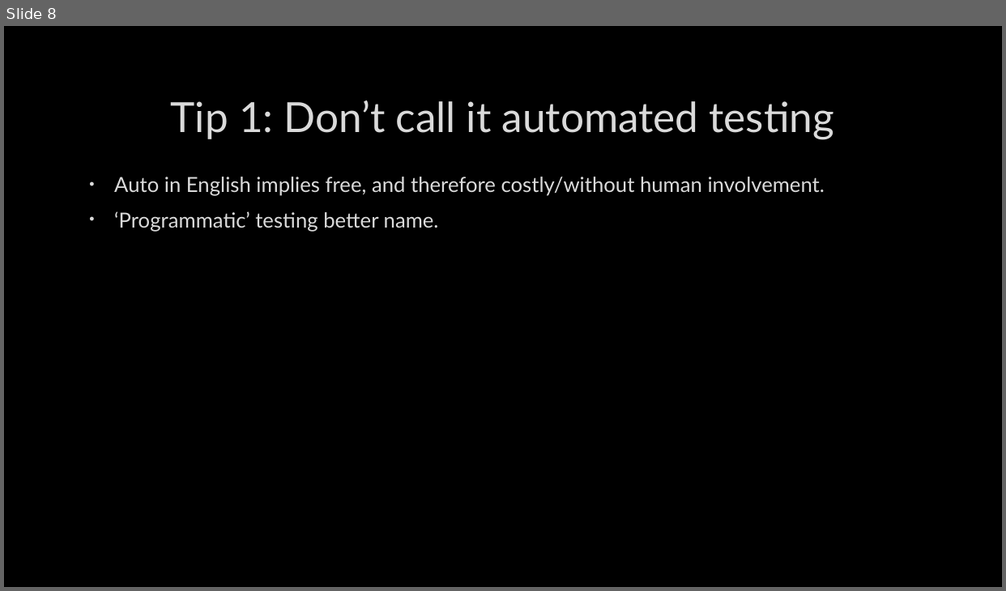
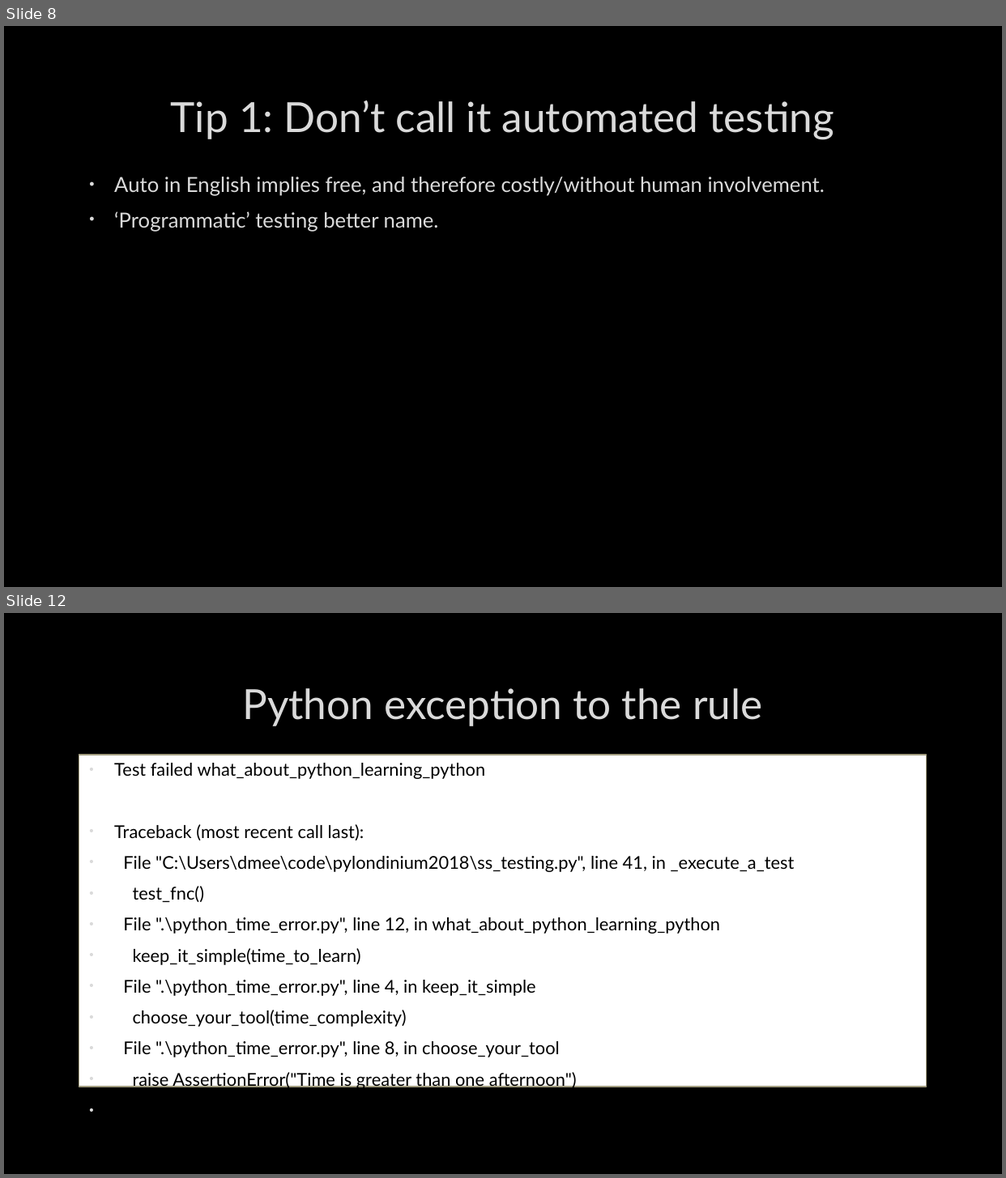
Before and after one commit to ddmee/pylondinium2018, a slide deck: testing - how to keep it simple.pptx. Shown one above the other, each under a label of ours: slide 8 before the commit, slides 8 and 12 after it; the slides between them are not shown. The pictures are 1006x591 and 1006x1178 pixels, drawn with LibreOffice and Linux fonts; fonts in the diff are those of the drawing; background and template pictures are left out. Boxes give left, top, right and bottom in pixels: in the first picture for what was removed or moved away, otherwise in the second. Text is boxed around its words. In the diff, an @@ line names an element or a change of style, - is before the commit and + after.

```diff
--- a/testing - how to keep it simple.pptx
+++ b/testing - how to keep it simple.pptx
@@ slide 12 added at [4, 613, 1002, 1174], background picture (left out) @@
@@ title added at [242, 688, 762, 726], 40 pt, text #DADADA @@
+Python exception to the rule
@@ text added at [79, 755, 927, 1087], fill #FFFFFF, outline #A19C7F 1.25 pt, 17 pt, text #000000 @@
+• Test failed what_about_python_learning_python
+• Traceback (most recent call last):
+• File "C:\Users\dmee\code\pylondinium2018\ss_testing.py", line 41, in _execute_a_test
+• test_fnc()
+• File ".\python_time_error.py", line 12, in what_about_python_learning_python
+• keep_it_simple(time_to_learn)
+• File ".\python_time_error.py", line 4, in keep_it_simple
+• choose_your_tool(time_complexity)
+• File ".\python_time_error.py", line 8, in choose_your_tool
+• raise AssertionError("Time is greater than one afternoon")
+• AssertionError: Time is greater than one afternoon
```
Also in this commit, not shown: 11 slides changed, 1 other slide added, 1 other file.
